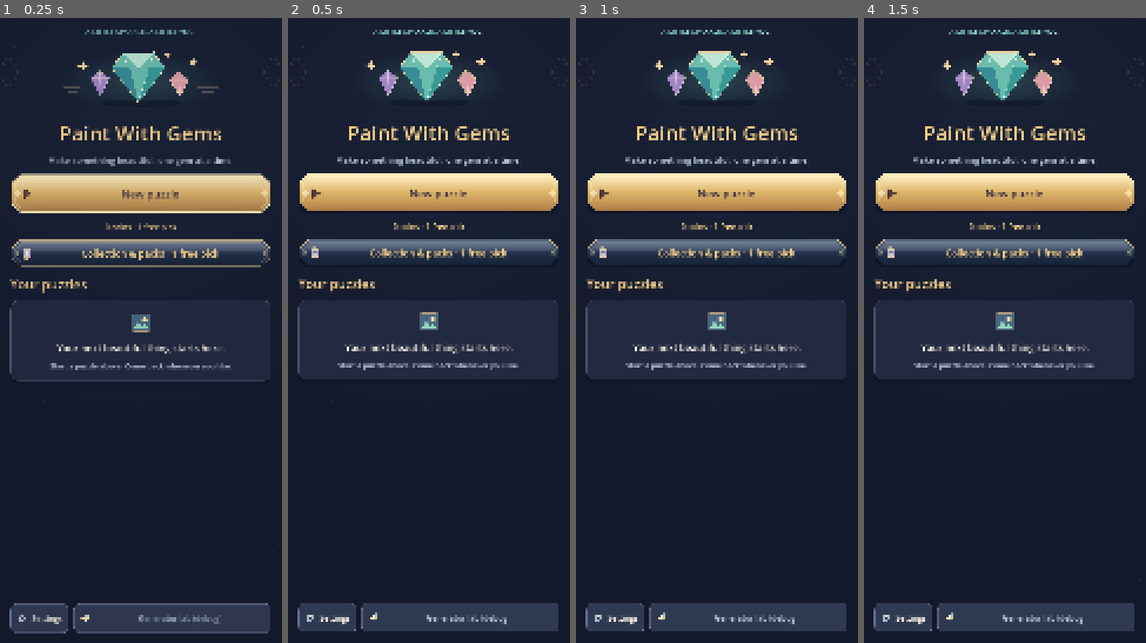
Above: before the commit, frames 1-4 (left to right).
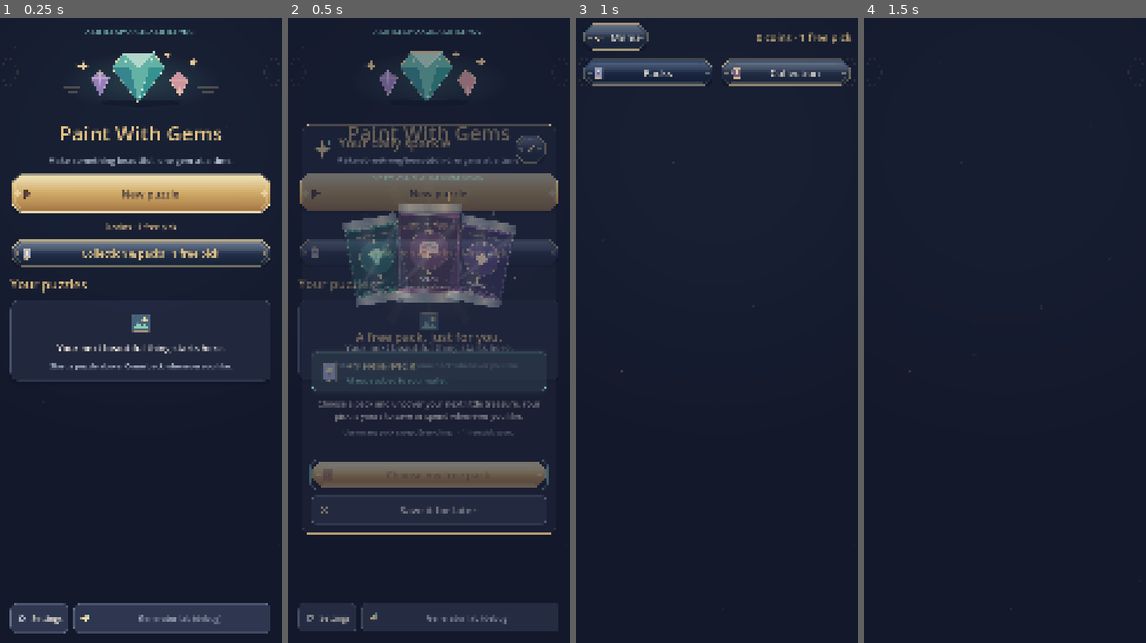
Above: after the commit, the same moments.

Repository: squishter/redesigned-octo-pancake
Game: Godot game, scene res://scenes/game/app.tscn
Two runs of this game, one before a commit and one after it. Both use one fixed random seed, a clock stepped at 60 frames per second and the inputs below.
Inputs (mouse positions are in pixels of both pictures, inside the frame that each line leads up to):
- Up to frame 1 (0.25 s): no input
- Up to frame 2 (0.5 s): no input
- Up to frame 3 (1 s): click (717, 474) at 0.5 s, where only the run after the commit has a clickable "Choose my free pack"
- Up to frame 4 (1.5 s): click (903, 36) at 1.25 s, where only the run after the commit has a clickable "Menu"

Frame 1 is identical in both runs. In frame 2, 25% of the frame differs, in the area x 3-96%, y 1-99%; in frame 3, 19%; in frame 4, 16%.

Commit message:
Celebrate the daily free pack with an animated welcome gift

Diff:
--- a/scenes/game/app.gd
+++ b/scenes/game/app.gd
@@ -37,11 +37,15 @@
 
 
 func _show_menu() -> void:
+	if _transitioning:
+		return
 	# A new day (the game may have stayed open overnight): a free pick.
-	if Packs.daily_open(profile):
+	var daily_pick_awarded := Packs.daily_open(profile)
+	if daily_pick_awarded:
 		SaveStore.save_profile(profile)
 	var menu := MainMenu.new()
 	menu.profile = profile
+	menu.daily_pick_awarded = daily_pick_awarded
 	menu.play_requested.connect(_play)
 	menu.lab_requested.connect(_show_lab)
 	menu.collection_requested.connect(_show_collection)
@@ -102,7 +106,9 @@
 	tween.tween_callback(func() -> void:
 		next.process_mode = Node.PROCESS_MODE_INHERIT
 		_veil.hide()
-		_transitioning = false)
+		_transitioning = false
+		if next is MainMenu:
+			next.present_daily_gift())
 
 
 func _unhandled_key_input(event: InputEvent) -> void:
--- /dev/null
+++ b/scenes/game/daily_gift.gd
@@ -0,0 +1,124 @@
+extends GameDialog
+## Celebrates an already saved daily free pick. Presentation never grants or spends it.
+
+signal packs_requested
+
+var profile: Dictionary = {}
+var _choose: Button
+
+
+class GiftArtwork:
+	extends Control
+	var _time := 0.0
+	var _packs: Array[PackVisual] = []
+
+	func _ready() -> void:
+		custom_minimum_size.y = 520
+		mouse_filter = Control.MOUSE_FILTER_IGNORE
+		for category: String in ["shapes", "animations", "colors"]:
+			var foil := PackVisual.new()
+			foil.pack = category
+			foil.size = Vector2(360, 540)
+			foil.pivot_offset = foil.size / 2.0
+			add_child(foil)
+			_packs.append(foil)
+		visibility_changed.connect(func() -> void: set_process(is_visible_in_tree()))
+		set_process(is_visible_in_tree())
+		resized.connect(_layout_packs)
+		_layout_packs()
+
+	func _process(delta: float) -> void:
+		_time += delta
+		_layout_packs()
+		queue_redraw()
+
+	func _layout_packs() -> void:
+		var scale_factor := minf(0.72, size.x / 880.0)
+		var center := size / 2.0
+		for i in _packs.size():
+			var foil := _packs[i]
+			var side := float(i * 2 - 1) if i < 2 else 0.0
+			foil.scale = Vector2.ONE * scale_factor * (0.86 if i < 2 else 1.0)
+			foil.rotation = side * 0.18 + sin(_time * 0.8 + i) * 0.025
+			foil.position = center + Vector2(side * 280 * scale_factor,
+					18.0 if i < 2 else -8.0) - foil.pivot_offset
+			foil.position.y += sin(_time * 1.2 + i * 1.5) * 7.0
+
+	func _draw() -> void:
+		var center := size / 2.0
+		var radius := minf(size.x * 0.43, 258.0)
+		for i in range(12, 0, -1):
+			draw_circle(center, radius * i / 12.0, Color(GameTheme.GOLD, 0.014))
+		for i in 12:
+			var angle := TAU * i / 12.0 + _time * 0.025
+			var ray := PackedVector2Array([center + Vector2.from_angle(angle - 0.025) * radius * 0.3,
+					center + Vector2.from_angle(angle - 0.065) * radius * 1.15,
+					center + Vector2.from_angle(angle + 0.065) * radius * 1.15,
+					center + Vector2.from_angle(angle + 0.025) * radius * 0.3])
+			draw_colored_polygon(ray, Color(GameTheme.GOLD, 0.05))
+		for i in 24:
+			var angle := i * 2.39996
+			var orbit := radius * (0.65 + float(i % 5) * 0.12)
+			var at := center + Vector2(cos(angle) * orbit * 1.35, sin(angle) * orbit * 0.85)
+			at.y += sin(_time * 0.7 + i) * 10.0
+			var glow := 0.4 + 0.6 * pow(sin(_time * 1.4 + i), 2.0)
+			var width := (4.0 + i % 4 * 2.0) * glow
+			var color := Color(GameTheme.MINT if i % 3 == 0 else GameTheme.GOLD, glow * 0.8)
+			draw_colored_polygon(PackedVector2Array([at + Vector2(0, -width * 1.6),
+					at + Vector2(width * 0.45, 0), at + Vector2(0, width * 1.6),
+					at + Vector2(-width * 0.45, 0)]), color)
+
+
+func _init() -> void:
+	super("Your daily sparkle", "A little thank-you for stopping by.", "sparkle")
+	preferred_height = 1580
+	hide()
+
+
+func _ready() -> void:
+	super()
+	body.add_child(UI.label("A NEW DAY. A LITTLE MORE MAGIC.", 26, GameTheme.MINT, true))
+	body.add_child(GiftArtwork.new())
+	body.add_child(UI.label("A free pack, just for you.", 48, GameTheme.GOLD, true))
+	var gift := UI.panel(true, 24)
+	var style := gift.get_theme_stylebox("panel").duplicate() as StyleBoxFlat
+	style.bg_color = Color("#2b3949")
+	style.border_color = GameTheme.MINT
+	style.shadow_color = Color(GameTheme.MINT, 0.12)
+	style.shadow_size = 16
+	gift.add_theme_stylebox_override("panel", style)
+	body.add_child(gift)
+	var row := HBoxContainer.new()
+	gift.add_child(row)
+	row.add_child(UI.icon("pack", 90))
+	var copy := VBoxContainer.new()
+	copy.size_flags_horizontal = Control.SIZE_EXPAND_FILL
+	copy.add_theme_constant_override("separation", 6)
+	row.add_child(copy)
+	copy.add_child(UI.label("+1 FREE PICK", 44, GameTheme.GOLD))
+	copy.add_child(UI.label("Already added to your wallet", 28, GameTheme.MINT))
+	body.add_child(UI.label("Choose a pack and uncover your next little treasure. "
+			+ "Your pick is yours to save or spend whenever you like.", 31, GameTheme.TEXT, true))
+	body.add_child(UI.label("Use on any pack except Everything.  ·  %d free pick%s saved" % [
+			Packs.picks(profile), "" if Packs.picks(profile) == 1 else "s"], 25, GameTheme.TEXT_DIM, true))
+	_choose = GameTheme.button("Choose my free pack", true)
+	_choose.icon = GameTheme.icon("pack")
+	_choose.pressed.connect(_choose_pack)
+	actions.add_child(_choose)
+	var later := GameTheme.button("Save it for later")
+	later.theme_type_variation = "QuietButton"
+	later.icon = GameTheme.icon("close")
+	later.pressed.connect(close)
+	actions.add_child(later)
+
+
+func open() -> void:
+	super()
+	_choose.grab_focus()
+
+
+func _choose_pack() -> void:
+	if not visible:
+		return
+	close()
+	packs_requested.emit()
--- a/scenes/game/main_menu.gd
+++ b/scenes/game/main_menu.gd
@@ -21,6 +21,7 @@
 const GameTheme := preload("res://scenes/game/game_theme.gd")
 const UI := preload("res://scenes/game/ui_widgets.gd")
 const SettingsDialog := preload("res://scenes/game/settings_dialog.gd")
+const DailyGift := preload("res://scenes/game/daily_gift.gd")
 const THUMB_PX := 180
 ## Restart and Delete ask again; a second tap within this long confirms.
 const CONFIRM_MS := 3000
@@ -29,11 +30,14 @@
 var profile: Dictionary = {}
 var show_developer_tools := OS.has_feature("editor")
 var show_debug_settings := OS.is_debug_build()
+## The app has granted and saved today's opening reward before creating this menu.
+var daily_pick_awarded := false
 
 var _menu_scroll: ScrollContainer
 var _list: VBoxContainer
 var _new_panel: GameDialog
 var _settings_panel: SettingsDialog
+var _daily_gift: DailyGift
 var _mode_buttons: Array[Button] = []
 var _theme_preview: HBoxContainer
 var _photo_actions: HBoxContainer
@@ -251,11 +255,25 @@
 
 	for overlay: Control in [_new_panel, _settings_panel, _busy, _camera]:
 		overlay.visibility_changed.connect(_sync_menu_input)
+	if daily_pick_awarded:
+		_daily_gift = DailyGift.new()
+		_daily_gift.profile = profile
+		_daily_gift.packs_requested.connect(func() -> void: collection_requested.emit())
+		_daily_gift.visibility_changed.connect(_sync_menu_input)
+		add_child(_daily_gift)
 	_refresh_list()
 
 
+## Called after the app's menu transition, so the gift gets its own entrance.
+func present_daily_gift() -> void:
+	if daily_pick_awarded and is_instance_valid(_daily_gift):
+		daily_pick_awarded = false
+		_daily_gift.open()
+
+
 func _sync_menu_input() -> void:
-	var blocked := _new_panel.visible or _settings_panel.visible or _busy.visible or _camera.visible
+	var blocked := (_new_panel.visible or _settings_panel.visible or _busy.visible or _camera.visible
+			or (is_instance_valid(_daily_gift) and _daily_gift.visible))
 	_menu_scroll.process_mode = Node.PROCESS_MODE_DISABLED if blocked else Node.PROCESS_MODE_INHERIT
 
 
@@ -451,7 +469,9 @@
 func go_back() -> void:
 	if _task_id >= 0:
 		return
-	if _camera.visible:
+	if is_instance_valid(_daily_gift) and _daily_gift.visible:
+		_daily_gift.close()
+	elif _camera.visible:
 		_camera.close()
 	elif _new_panel.visible:
 		_new_panel.close()
--- a/tests/render_menu_ui.gd
+++ b/tests/render_menu_ui.gd
@@ -28,9 +28,14 @@
 	menu.profile = profile
 	menu.show_developer_tools = false
 	menu.show_debug_settings = false
+	menu.daily_pick_awarded = true
 	root.add_child(menu)
 	await create_timer(0.8).timeout
 	await _snapshot("01-main-menu.png")
+	menu.present_daily_gift()
+	await create_timer(0.8).timeout
+	await _snapshot("18-daily-gift.png")
+	menu.go_back()
 	menu._open_new({})
 	await create_timer(0.35).timeout
 	await _snapshot("05-puzzle-creation.png")
--- a/tests/run_menu_ui.gd
+++ b/tests/run_menu_ui.gd
@@ -27,6 +27,7 @@
 	await _test_carousel()
 	await _test_purchases()
 	await _test_reward_kinds()
+	await _test_daily_gift()
 	await _test_settings()
 	await _test_transitions()
 	await _test_completion_rewards()
@@ -318,6 +319,63 @@
 	await process_frame
 
 
+func _test_daily_gift() -> void:
+	print("Daily gift fanfare, saved rewards, dismissal and once-per-day presentation")
+	var profile := SaveStore.upgrade({"wallet": {"coins": 17, "picks": 2}})
+	SaveStore.save_profile(profile)
+	var app = AppScene.instantiate()
+	root.add_child(app)
+	await create_timer(0.8).timeout
+	var menu: Control = app._screen
+	var gift: GameDialog = menu._daily_gift
+	_check(is_instance_valid(gift) and gift.visible, "The first menu visit celebrates the daily free pick")
+	var saved := SaveStore.load_profile()
+	_check(Packs.picks(saved) == 3 and saved["daily"]["opened"] == Packs.today(), "Daily reward is saved before the fanfare")
+	_check(menu._menu_scroll.process_mode == Node.PROCESS_MODE_DISABLED, "Daily gift blocks the background menu")
+	_check(root.gui_get_focus_owner() == gift._choose, "The gift focuses its primary action")
+	_check_dialog(gift)
+	_check_button_widths(menu, menu.size.x)
+	root.content_scale_size = Vector2i(720, 1280)
+	await _layout_frames()
+	_check_dialog(gift)
+	_check_button_widths(gift, gift.size.x)
+	root.content_scale_size = Vector2i(1080, 2400)
+	await _layout_frames()
+	menu.go_back()
+	_check(not gift.visible and app._screen == menu, "Back dismisses the gift and stays on the menu")
+	_check(menu._menu_scroll.process_mode == Node.PROCESS_MODE_INHERIT, "Dismissing the gift restores menu input")
+	menu.present_daily_gift()
+	_check(not gift.visible and Packs.picks(app.profile) == 3, "Repeated presentation cannot reopen or grant another pick")
+	app._show_menu()
+	await create_timer(0.8).timeout
+	_check(not is_instance_valid(app._screen._daily_gift), "Returning to the menu the same day shows no fanfare")
+	app.queue_free()
+	await process_frame
+	app = AppScene.instantiate()
+	root.add_child(app)
+	await create_timer(0.8).timeout
+	_check(not is_instance_valid(app._screen._daily_gift) and Packs.picks(app.profile) == 3,
+		"Restarting the app the same day neither shows the gift nor grants another pick")
+	app.profile["daily"]["opened"] = "2000-01-01"
+	app._show_menu()
+	app._show_menu()
+	await create_timer(0.8).timeout
+	menu = app._screen
+	_check(menu._daily_gift.visible and Packs.picks(app.profile) == 4, "A new day grants and celebrates exactly one more pick")
+	menu._daily_gift._choose.pressed.emit()
+	menu._daily_gift._choose.pressed.emit()
+	await create_timer(0.8).timeout
+	_check(app._screen.get_script() == CollectionScreen, "Choose my free pack opens Collection & packs")
+	_check(Packs.picks(app.profile) == 4 and Packs.coins(app.profile) == 17, "The fanfare opens the picker without spending currency")
+	_check(Packs.picks(SaveStore.load_profile()) == 4, "The next day's reward remains saved after choosing packs")
+	app._screen.go_back()
+	await create_timer(0.8).timeout
+	_check(app._screen.get_script() == MainMenu and not is_instance_valid(app._screen._daily_gift),
+		"Returning from packs does not repeat the gift")
+	app.queue_free()
+	await process_frame
+
+
 func _choose_setting(dialog: GameDialog, control_name: String, value: Variant) -> void:
 	var options := dialog.body.find_child(control_name, true, false) as OptionButton
 	_check(options != null, "Settings offers %s" % control_name)
Not shown, changed: README.md
